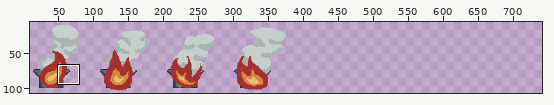
Edited in one commit: sprite sheet (Assets/Textures/Booster_Burning.png). Above, an overview of the earlier version with the close-up marked.
Close-up. The starting point:
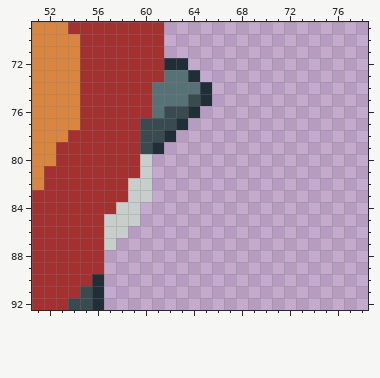
The file is 384x112 pixels. Shown: x 51..78, y 69..92. The old version is drawn lined up with the new one, on the new canvas. The wide view leaves out empty margins. The commit also changed other parts of the picture, which this record leaves out.
The result:
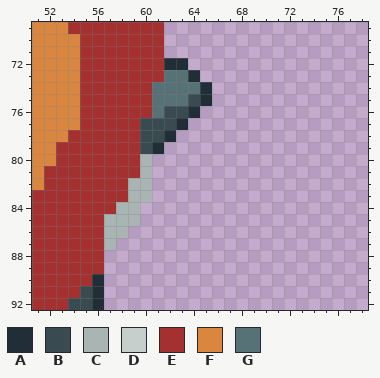
Palette (. is transparent): A #202e37  B #394a50  C #a8b5b2  D #c7cfcc  E #a53030  F #da863e  G #577277
The exact change:
canvas 384x112 -> 768x112
@@ x 55..62 @@
 79 EEEEEBA.
-80 EEEEED..
-81 EEEEED..
-82 EEEEDD..
-83 EEEEDD..
-84 EEEDD...
-85 EEDDD...
-86 EEDD....
-87 EED.....
+80 EEEEEC..
+81 EEEEEC..
+82 EEEECC..
+83 EEEECC..
+84 EEECC...
+85 EECCC...
+86 EECC....
+87 EEC.....
 88 EE......
Boxes around the changes in both close-ups, in picture pixels (x1, y1, x2, y2):
changed: (104, 154, 152, 250)
